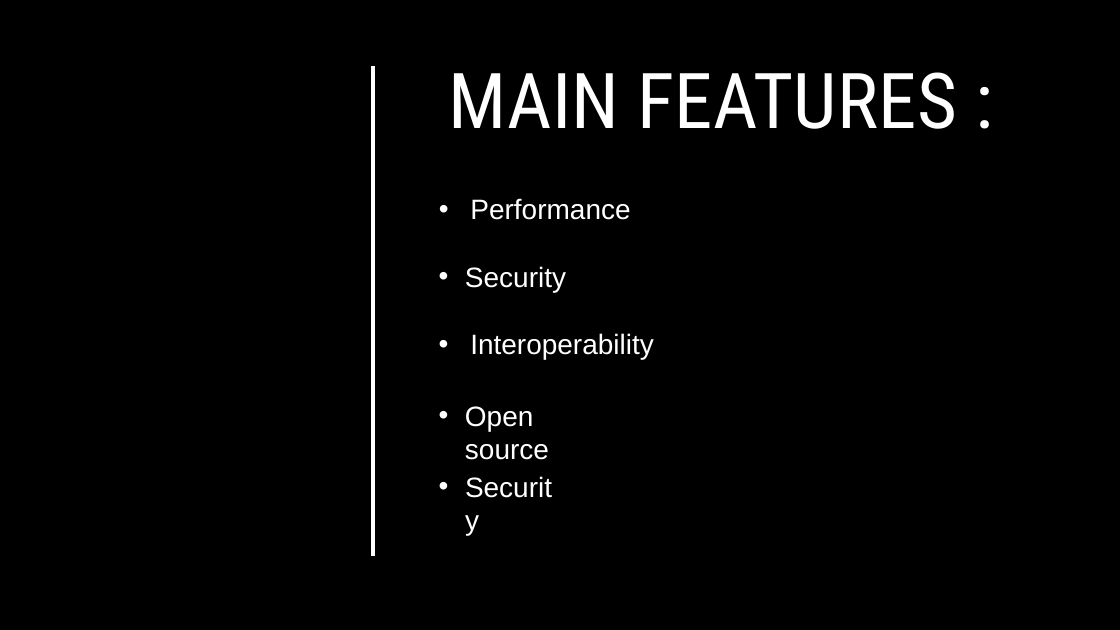
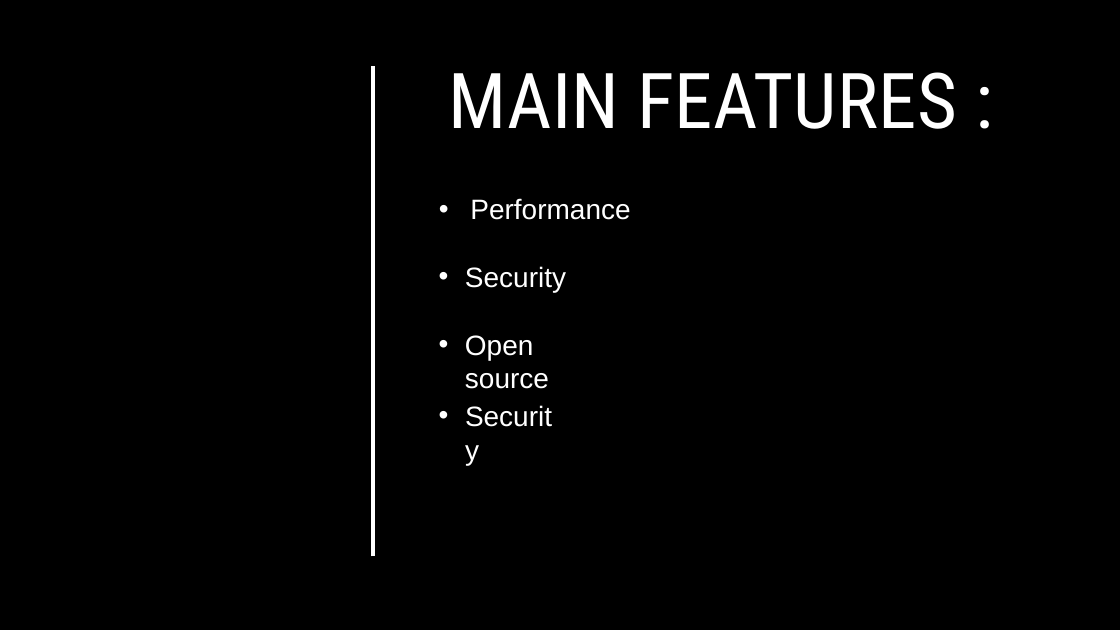
Before and after one commit to AresChris/DWWM, a slide deck: slide 2 of Swift/Swift.pptx (slide 5 before the commit). Drawn at 1120x630 pixels with LibreOffice and Linux fonts; fonts in the diff are those of the drawing. Boxes give left, top, right and bottom in pixels: in the first picture for what was removed or moved away, otherwise in the second. Text is boxed around its words. In the diff, an @@ line names an element or a change of style, - is before the commit and + after.

```diff
--- a/Swift/Swift.pptx
+++ b/Swift/Swift.pptx
@@ text "Security" rewrapped from bbox=[430, 465, 571, 507] to bbox=[465, 266, 566, 292] @@
@@ text "Open source": place and size @@
-text "Open source" at bbox=[465, 406, 549, 460]
+text "Open source" at bbox=[465, 335, 549, 389]
@@ text removed at bbox=[470, 333, 654, 360] @@
-• Interoperability
```
Also in this commit, not shown: 12 other files.
